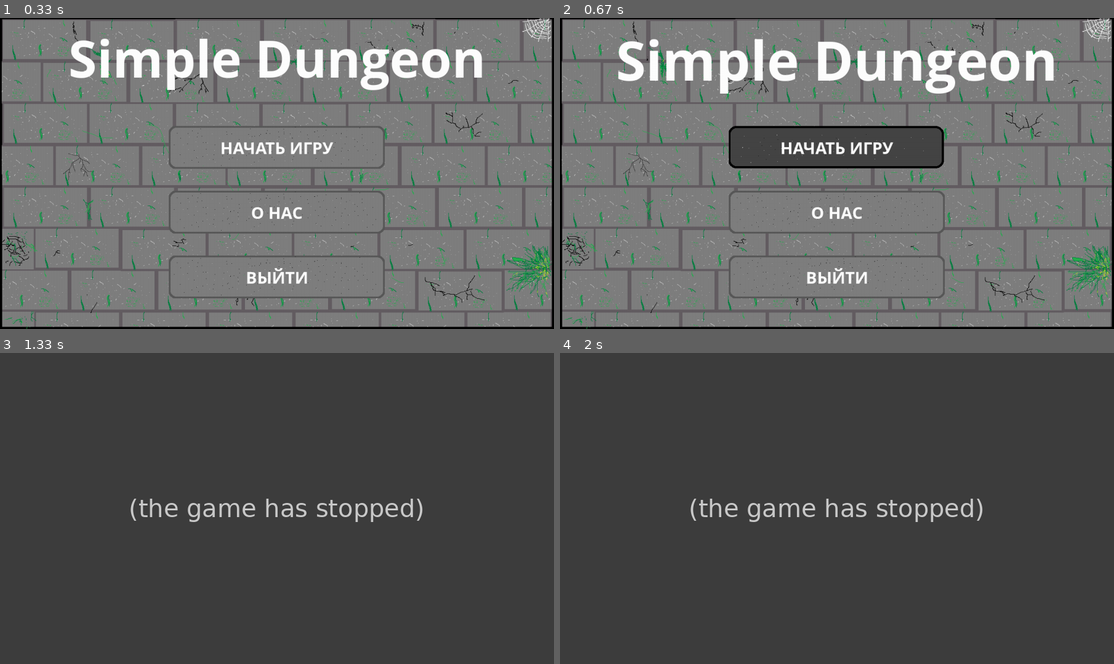
Above: before the commit, frames 1-4 (two rows, left to right).
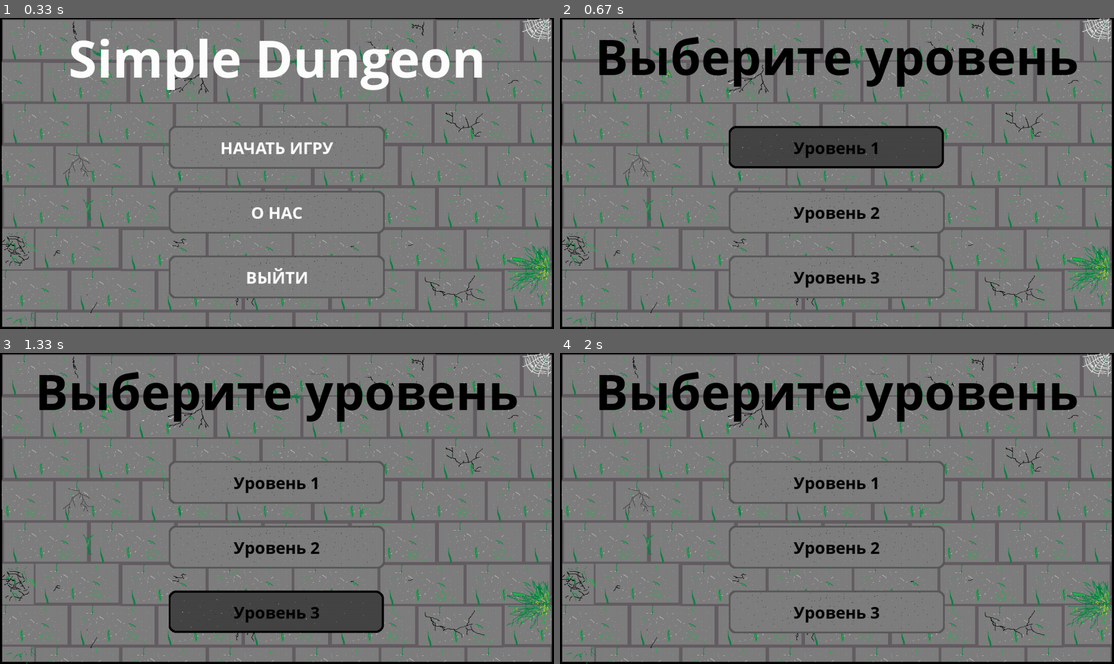
Above: after the commit, the same moments.

Repository: plov-cyber/Simple_Dungeon_PyGame
Game: pygame game, started from main.py
The game is run twice, just before and just after one commit, with the same random seed, the same clock (stepped at 60 frames per second) and the same inputs.
Inputs (mouse positions are in pixels of both pictures, inside the frame that each line leads up to):
- Up to frame 1 (0.33 s): no input
- Up to frame 2 (0.67 s): click (837, 148) at 0.38 s
- Up to frame 3 (1.33 s): press the mouse at (277, 483) at 0.7 s; move the mouse to (299, 527) at 0.8 s; release the mouse at (315, 573) at 0.93 s; click (277, 611) at 1.05 s
- Up to frame 4 (2 s): press the mouse at (837, 483) at 1.37 s; move the mouse to (809, 520) at 1.47 s; release the mouse at (781, 558) at 1.6 s; press the mouse at (837, 611) at 1.7 s; move the mouse to (731, 555) at 1.8 s; release the mouse at (632, 499) at 1.93 s

Frame 1 is identical in both runs. In frame 2, 8.6% of the frame differs, in the area x 7-94%, y 6-87%; in frame 3, 94%; in frame 4, 99%, in the area x 0-100%, y 0-100%.
Before the commit the program exited at 1.12 s; later frames show no game.

Commit message:
Добавил меню выбора уровня.

Diff:
--- a/main.py
+++ b/main.py
@@ -3,6 +3,12 @@
 import pygame
 
 pygame.init()
+
+
+def terminate():
+    """Выход из игры"""
+    pygame.quit()
+    exit(0)
 
 
 def load_image(name, colorkey=None):
@@ -23,16 +29,24 @@
     return image
 
 
+class Hero(pygame.sprite.Sprite):
+    """Класс главного героя. Принимает координаты."""
+    def __init__(self, group):
+        super().__init__(group)
+
+
 class Button(pygame.sprite.Sprite):
-    """Класс кнопки. Принимает значение ординаты y и текст самой кнопки."""
+    """Класс кнопки. Принимает значение ординаты y, текст и цвет текста самой кнопки."""
 
-    def __init__(self, group, y, txt):
+    def __init__(self, screen, group, y, txt, txt_color):
         super().__init__(group)
+        self.color = txt_color
+        self.screen = screen
         self.image = BTN_IMGS[0]
         self.rect = self.image.get_rect()
         self.rect.x, self.rect.y = WIN_WIDTH // 2 - 250, y
         self.title = txt
-        self.text = BUTTON_FONT.render(txt, 1, pygame.Color('white'))
+        self.text = BUTTON_FONT.render(txt, 1, self.color)
 
     def update(self):
         """Меняет фоновое изображение кнопки при наведении на неё."""
@@ -40,7 +54,7 @@
             self.image = BTN_IMGS[1]
         else:
             self.image = BTN_IMGS[0]
-        menu_screen.blit(self.text, (self.rect.x + (self.rect.width - self.text.get_width()) // 2,
+        self.screen.blit(self.text, (self.rect.x + (self.rect.width - self.text.get_width()) // 2,
                                      self.rect.y + (self.rect.height - self.text.get_height()) // 2))
 
 
@@ -50,6 +64,7 @@
 FPS = 60
 MENU_SCREEN = 'menu_screen'
 ABOUT_SCREEN = 'about_screen'
+LVL_CH_SCREEN = 'level_choice_screen'
 now_screen = MENU_SCREEN
 with open('sources/titres.txt', encoding='utf-8') as f:
     TITRES_TEXT = [i.strip() for i in f.readlines()]
@@ -58,6 +73,7 @@
 
 # Инициализация экрана, установка оглавление и иконки приложения.
 screen = pygame.display.set_mode((WIN_WIDTH, WIN_HEIGHT))
+screen_rect = screen.get_rect()
 pygame.display.set_caption('Simple Dungeon')
 pygame.display.set_icon(pygame.image.load('sources/icon.bmp').convert_alpha())
 clock = pygame.time.Clock()
@@ -79,13 +95,23 @@
                                                                               pygame.Color('white'))
 menu_screen.blit(title_text, ((WIN_WIDTH - title_text.get_width()) // 2, 5))
 
-SCREENS = {MENU_SCREEN: menu_screen, ABOUT_SCREEN: about_screen}
+# Экран для выбора уровня.
+l_ch_screen = pygame.Surface((WIN_WIDTH, WIN_HEIGHT))
+l_ch_screen.blit(BACKGROUND, (0, 0))
+LVL_CH_TITLE = pygame.font.SysFont('comicsansms', 120, bold=True).render('Выберите уровень', 1,
+                                                                         pygame.Color('black'))
+l_ch_screen.blit(LVL_CH_TITLE, ((WIN_WIDTH - LVL_CH_TITLE.get_width()) // 2, 5))
 
-# Инициализация кнопок и объединение их в группу.
-BTN_TITLES = ['НАЧАТЬ ИГРУ', 'О НАС', 'ВЫЙТИ']
-buttons = pygame.sprite.Group()
+SCREENS = {MENU_SCREEN: menu_screen, ABOUT_SCREEN: about_screen, LVL_CH_SCREEN: l_ch_screen}
+
+# Инициализация кнопок и объединение их в группы.
+MENU_BTN_TITLES = ['НАЧАТЬ ИГРУ', 'О НАС', 'ВЫЙТИ']
+menu_buttons = pygame.sprite.Group()
+LEVEL_BTN_TITLES = ['Уровень 1', 'Уровень 2', 'Уровень 3']
+level_buttons = pygame.sprite.Group()
 for i in range(3):
-    button = Button(buttons, i * 150 + 250, BTN_TITLES[i])
+    Button(menu_screen, menu_buttons, i * 150 + 250, MENU_BTN_TITLES[i], pygame.Color('white'))
+    Button(l_ch_screen, level_buttons, i * 150 + 250, LEVEL_BTN_TITLES[i], pygame.Color('black'))
 
 # Флаги.
 running = True
@@ -99,12 +125,14 @@
         for event in pygame.event.get():
             if event.type == pygame.QUIT:
                 running = False
-            for btn in buttons.sprites():
+            for btn in menu_buttons:
                 if event.type == pygame.MOUSEBUTTONUP and event.button == 1 and btn.rect.collidepoint(event.pos):
                     if btn.title == 'ВЫЙТИ':
-                        running = False
+                        terminate()
                     elif btn.title == 'О НАС':
                         now_screen = ABOUT_SCREEN
+                    elif btn.title == 'НАЧАТЬ ИГРУ':
+                        now_screen = LVL_CH_SCREEN
 
         menu_screen.blit(BACKGROUND, (0, 0))
         if flag and title_size < 140:
@@ -118,22 +146,16 @@
         title_text = pygame.font.SysFont('comicsansms', int(title_size), bold=True).render('Simple Dungeon', 1,
                                                                                            pygame.Color('white'))
         menu_screen.blit(title_text, ((WIN_WIDTH - title_text.get_width()) // 2, 10))
-        buttons.draw(menu_screen)
-        buttons.update()
+        menu_buttons.draw(menu_screen)
+        menu_buttons.update()
 
     # Код для экрана с титрами.
     elif now_screen == ABOUT_SCREEN:
 
         for event in pygame.event.get():
             if event.type == pygame.QUIT:
-                running = False
-            elif event.type == pygame.MOUSEBUTTONUP:
-                if event.button == 5:
-                    titre_y -= 30
-                else:
-                    titre_y = WIN_HEIGHT
-                    now_screen = MENU_SCREEN
-            elif event.type == pygame.KEYUP:
+                terminate()
+            elif event.type == pygame.MOUSEBUTTONUP or event.type == pygame.KEYUP:
                 titre_y = WIN_HEIGHT
                 now_screen = MENU_SCREEN
 
@@ -145,6 +167,18 @@
             text_y += text.get_height()
         titre_y -= 1
 
+    # Код для экрана выбора уровня
+    elif now_screen == LVL_CH_SCREEN:
+
+        for event in pygame.event.get():
+            if event.type == pygame.QUIT:
+                terminate()
+
+        l_ch_screen.blit(BACKGROUND, (0, 0))
+        l_ch_screen.blit(LVL_CH_TITLE, ((WIN_WIDTH - LVL_CH_TITLE.get_width()) // 2, 10))
+        level_buttons.draw(l_ch_screen)
+        level_buttons.update()
+
     # Обновление экрана
     screen.blit(SCREENS[now_screen], (0, 0))
     pygame.display.flip()
